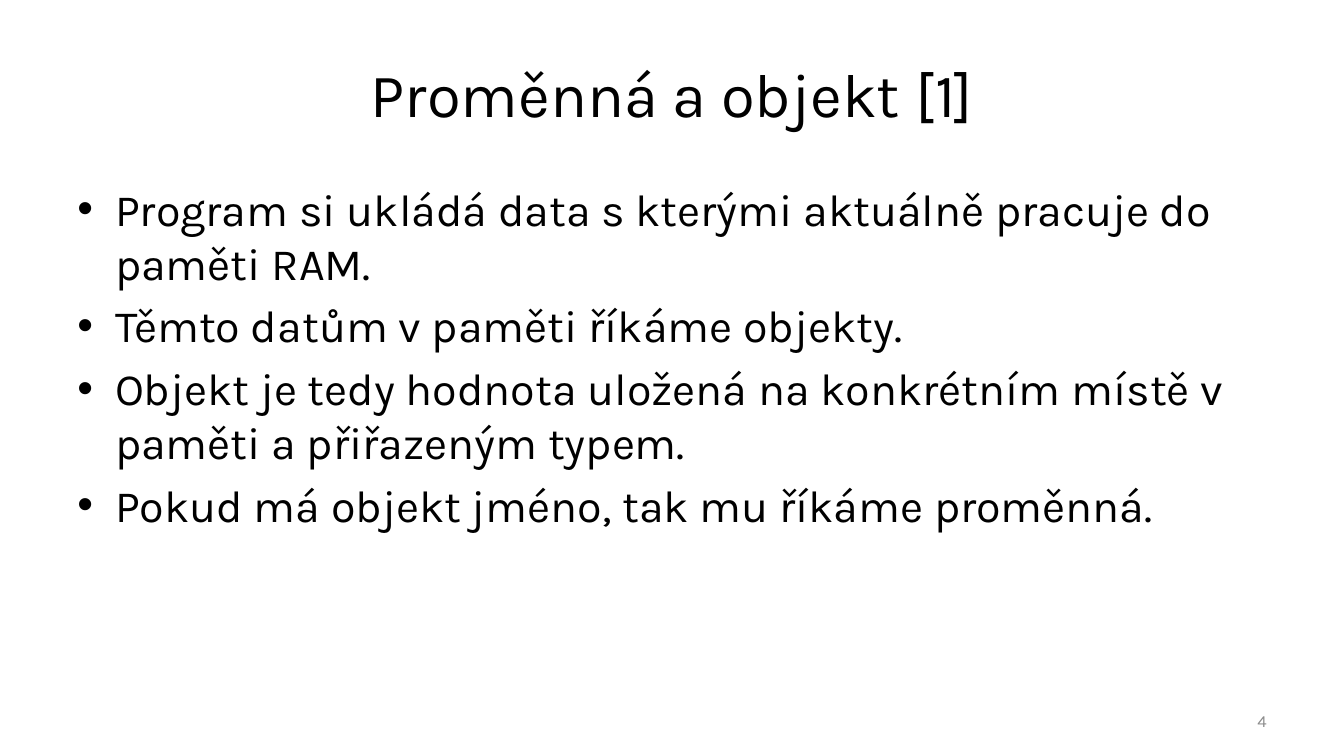
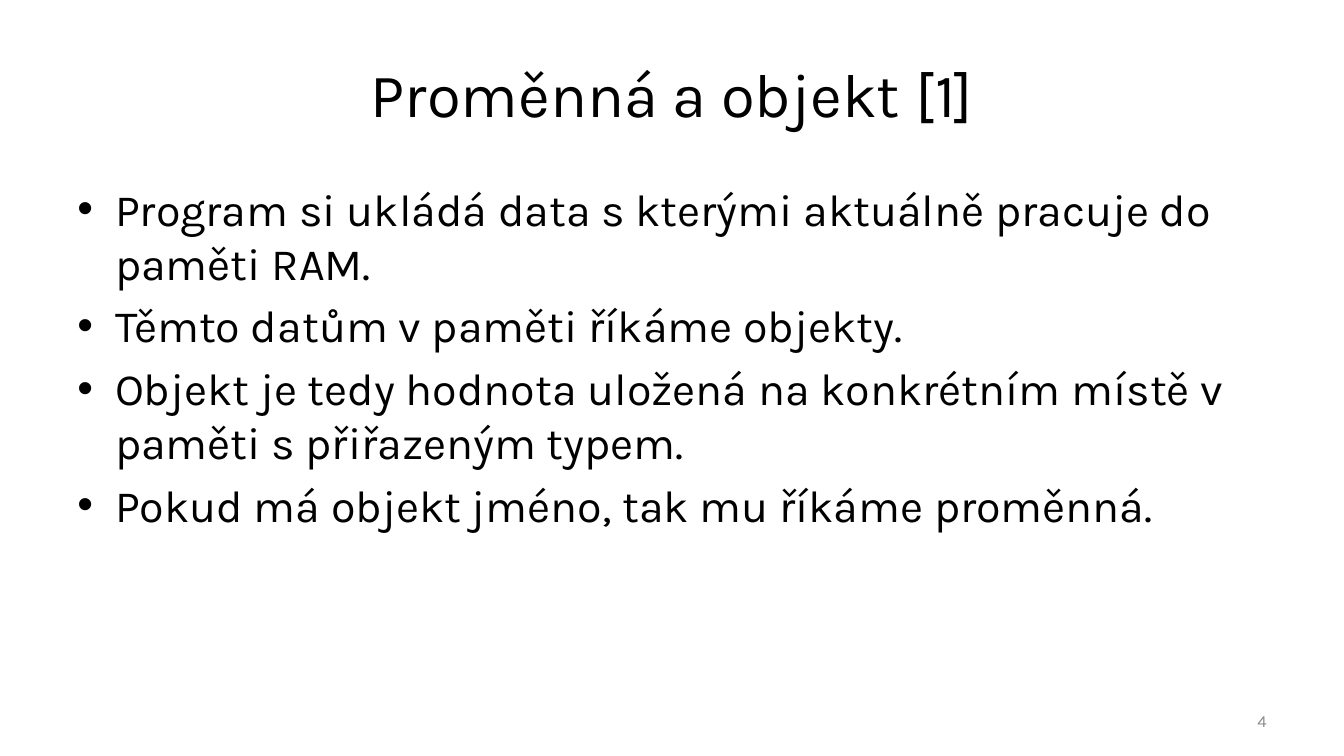
Before and after one commit to ekral/FAI, a slide deck: slide 4 of OPCPP/presentations/01_prezentace_OPR_promenne_zasobnik.pptx. Drawn at 1344x756 pixels with LibreOffice and Linux fonts; fonts in the diff are those of the drawing. Boxes give left, top, right and bottom in pixels: in the first picture for what was removed or moved away, otherwise in the second. Text is boxed around its words. In the diff, an @@ line names an element or a change of style, - is before the commit and + after.

Commit message:
fixes

```diff
--- a/OPCPP/presentations/01_prezentace_OPR_promenne_zasobnik.pptx
+++ b/OPCPP/presentations/01_prezentace_OPR_promenne_zasobnik.pptx
@@ text at <box>115,371,1223,470</box>: text changed @@
-• Objekt je tedy hodnota uložená na konkrétním místě v paměti a přiřazeným typem.
+• Objekt je tedy hodnota uložená na konkrétním místě v paměti s přiřazeným typem.
```
Also in this commit, not shown: 5 other slides changed, 1 slide removed.
